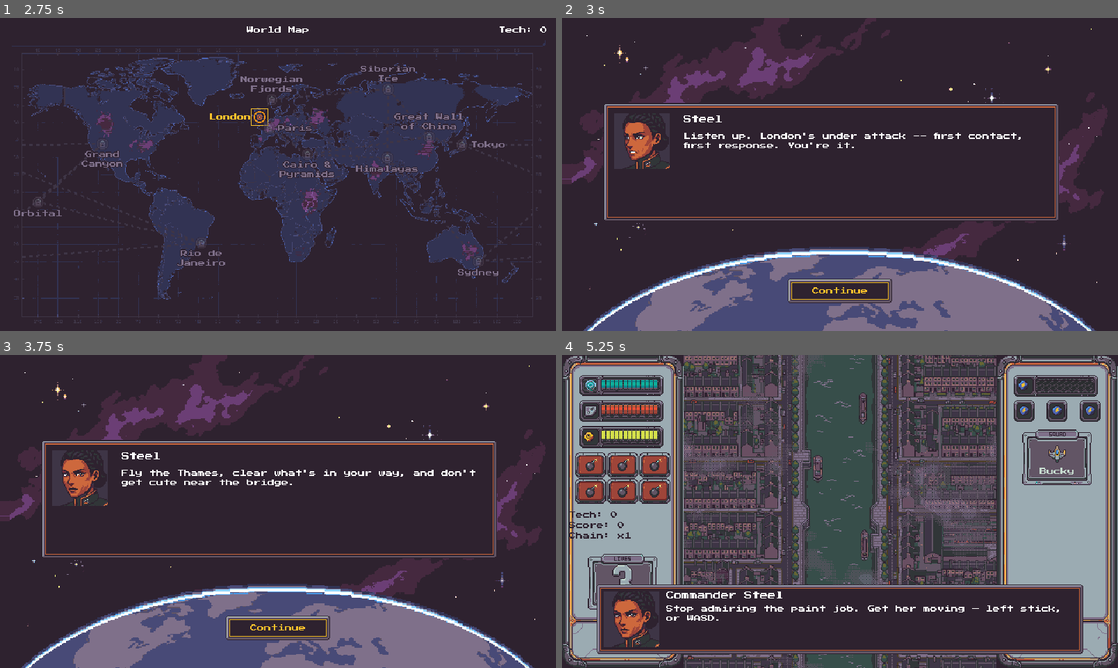
Above: before the commit, frames 1-4 (two rows, left to right).
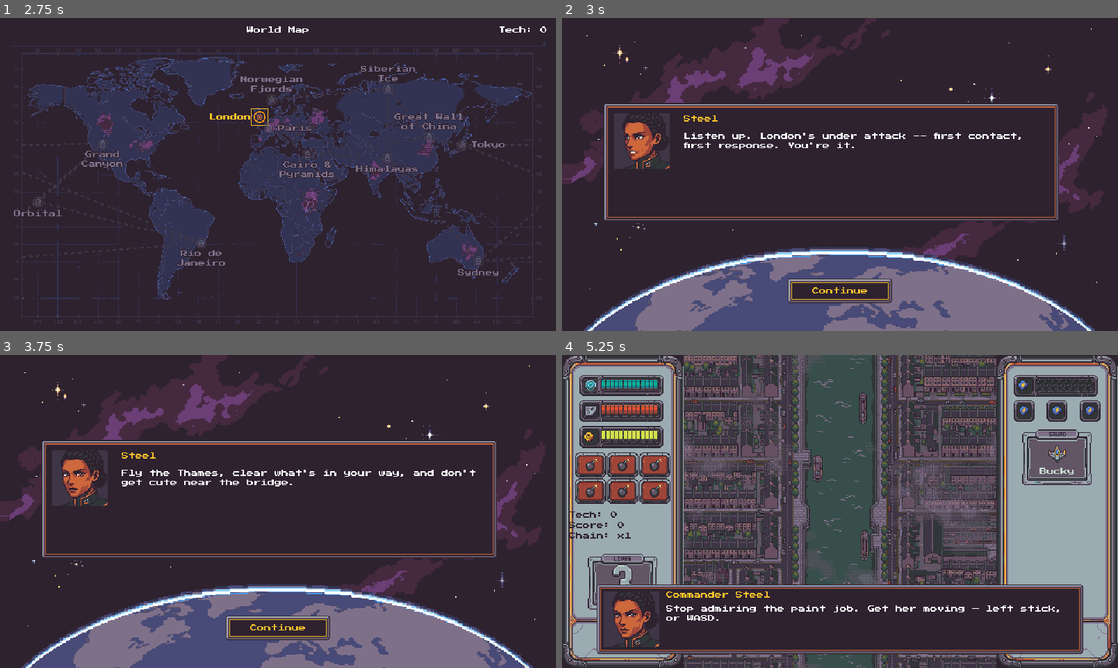
Above: after the commit, the same moments.

Repository: Funfetsunk/terra-intercept
Game: Godot game, scene res://scenes/menus/title_screen.tscn
Same seed, same stepped clock (60 frames per second), same inputs: the game is played once before the commit and once after it.
Inputs (mouse positions are in pixels of both pictures, inside the frame that each line leads up to):
- Up to frame 1 (2.75 s): click "Start" at 0.5 s; click "Create" at 1.25 s; click (116, 199) at 2 s
- Up to frame 2 (3 s): click "London" at 2.75 s
- Up to frame 3 (3.75 s): click "Continue" at 3.5 s
- Up to frame 4 (5.25 s): click "Continue" at 4.25 s; click "Go" at 5 s

Frame 1 is identical in both runs. In frame 2, 0.1% of the frame differs, in the area x 21-29%, y 31-34%; in frame 3, 0.1%; in frame 4, 0.3%, in the area x 18-40%, y 75-78%.

Commit message:
Crisp 8px speaker names; bring project docs up to date with the art pass
Speaker names in the dialogue box and briefings drop from 9px (off the
font's 8px grid) to 8px, and use gold to stand out instead of size. The
hidden title label goes to 16px, so every font size in the project is
now 8, 16 or 32.

Docs:
- art-specs.md is rewritten as the single art reference. It covers the
  palette and style rules, reserved colours, the text-size rule, and
  every built asset's real size, frames and notes, marked "Built"
  against the specs still to come.
- CLAUDE.md: "Rolling art pass" becomes a short "Art" section of rules,
  how art is made and engine conventions, pointing at art-specs.md for
  details. The current milestone notes the art pass is complete. Fonts,
  sprite sizes, folder layout (palette swatch, reference/, shaders/,
  themes), portrait backdrop, HUD right panel and the workflow wording
  are all updated.
- design-summary.md: the alien and human art identity, the strict
  palette with its reserved bullet colours, and the actual HUD panel
  contents.

Co-Authored-By: Claude Opus 5.5 <noreply@anthropic.com>
Claude-Session: https://claude.ai/code/session_01H357k7vYWoZ8XVmx2UrTn5

Diff:
--- a/scenes/hud/dialogue_box.tscn
+++ b/scenes/hud/dialogue_box.tscn
@@ -41,7 +41,8 @@
 offset_top = 8.0
 offset_right = 552.0
 offset_bottom = 22.0
-theme_override_font_sizes/font_size = 9
+theme_override_colors/font_color = Color(0.9764706, 0.7607843, 0.16862746, 1)
+theme_override_font_sizes/font_size = 8
 text = "Speaker"
 
 [node name="TextLabel" type="Label" parent="Panel" unique_id=1495621868]
--- a/scenes/menus/briefing_screen.tscn
+++ b/scenes/menus/briefing_screen.tscn
@@ -54,7 +54,8 @@
 offset_top = 112.0
 offset_right = 560.0
 offset_bottom = 128.0
-theme_override_font_sizes/font_size = 9
+theme_override_colors/font_color = Color(0.9764706, 0.7607843, 0.16862746, 1)
+theme_override_font_sizes/font_size = 8
 text = "Speaker"
 
 [node name="TextLabel" type="Label" parent="." unique_id=624861071]
--- a/scenes/menus/title_screen.tscn
+++ b/scenes/menus/title_screen.tscn
@@ -31,7 +31,7 @@
 offset_top = 100.0
 offset_right = 640.0
 offset_bottom = 124.0
-theme_override_font_sizes/font_size = 18
+theme_override_font_sizes/font_size = 16
 text = "Terra Intercept"
 horizontal_alignment = 1
 
Not shown, changed: CLAUDE.md
Not shown, changed: docs/art-specs.md
Not shown, changed: docs/design-summary.md
